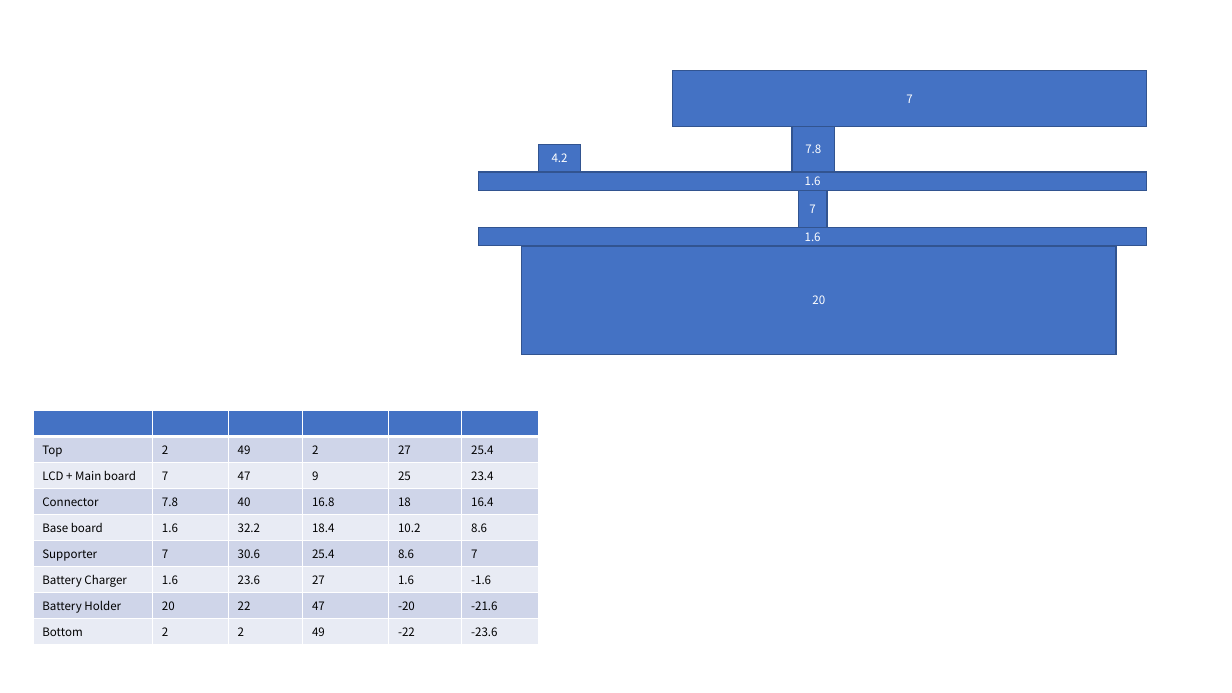
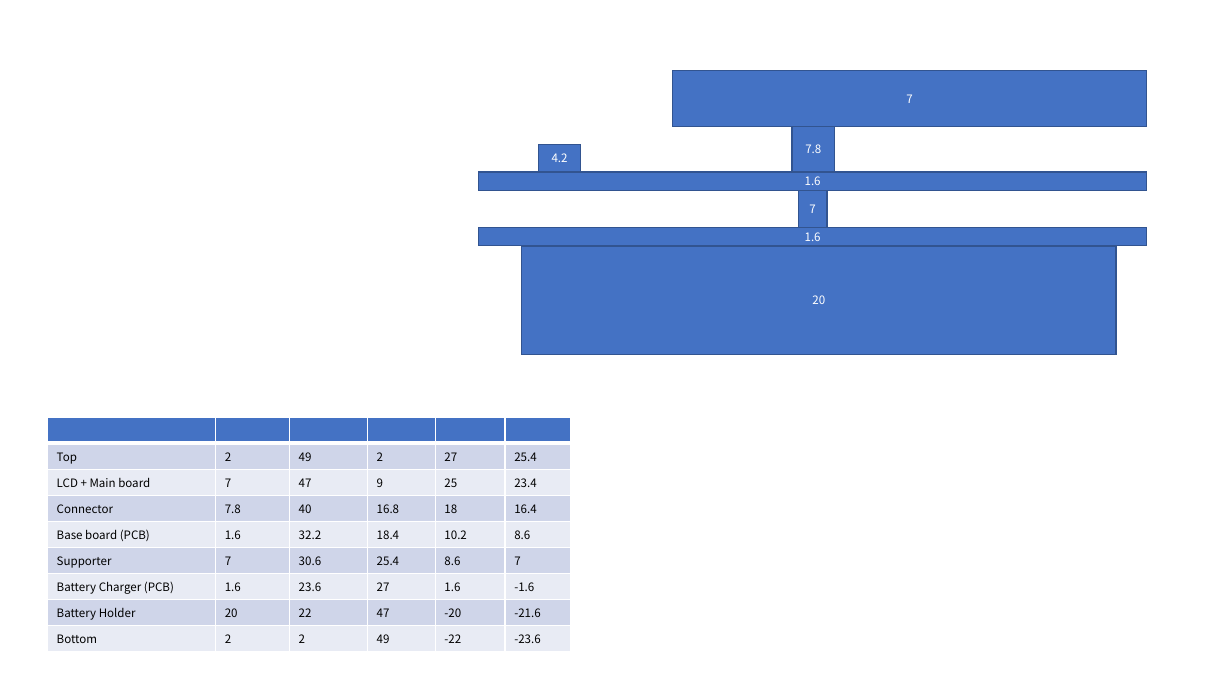
Before and after one commit to akkdong/Cube, a slide deck: slide 2 of doc/ESP32_WT32-SC01/hw-architecture.pptx. Drawn at 1232x693 pixels with LibreOffice and Linux fonts; fonts in the diff are those of the drawing. Boxes give left, top, right and bottom in pixels: in the first picture for what was removed or moved away, otherwise in the second. Text is boxed around its words. In the diff, an @@ line names an element or a change of style, - is before the commit and + after.

```diff
--- a/doc/ESP32_WT32-SC01/hw-architecture.pptx
+++ b/doc/ESP32_WT32-SC01/hw-architecture.pptx
@@ table at box(47, 417, 570, 647) @@
-row 5, column 1: Base board
+row 5, column 1: Base board (PCB)
-row 7, column 1: Battery Charger
+row 7, column 1: Battery Charger (PCB)
@@ table: place and size @@
-table at box(33, 410, 539, 640)
+table at box(47, 417, 570, 647)
```
Also in this commit, not shown: 11 other files.
